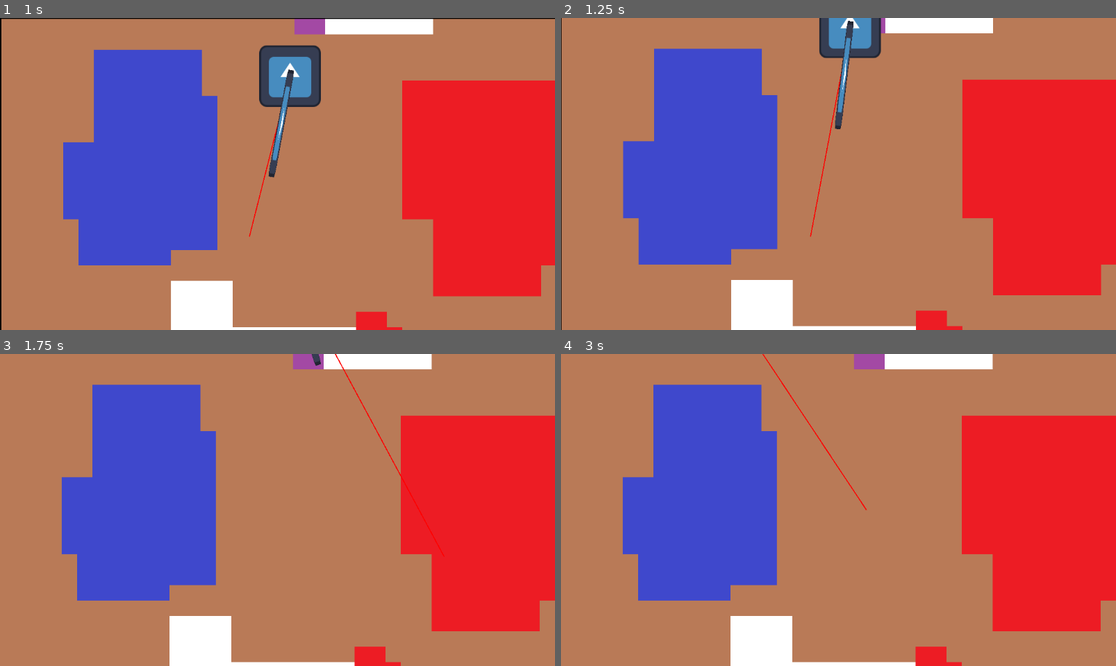
Above: before the commit, frames 1-4 (two rows, left to right).
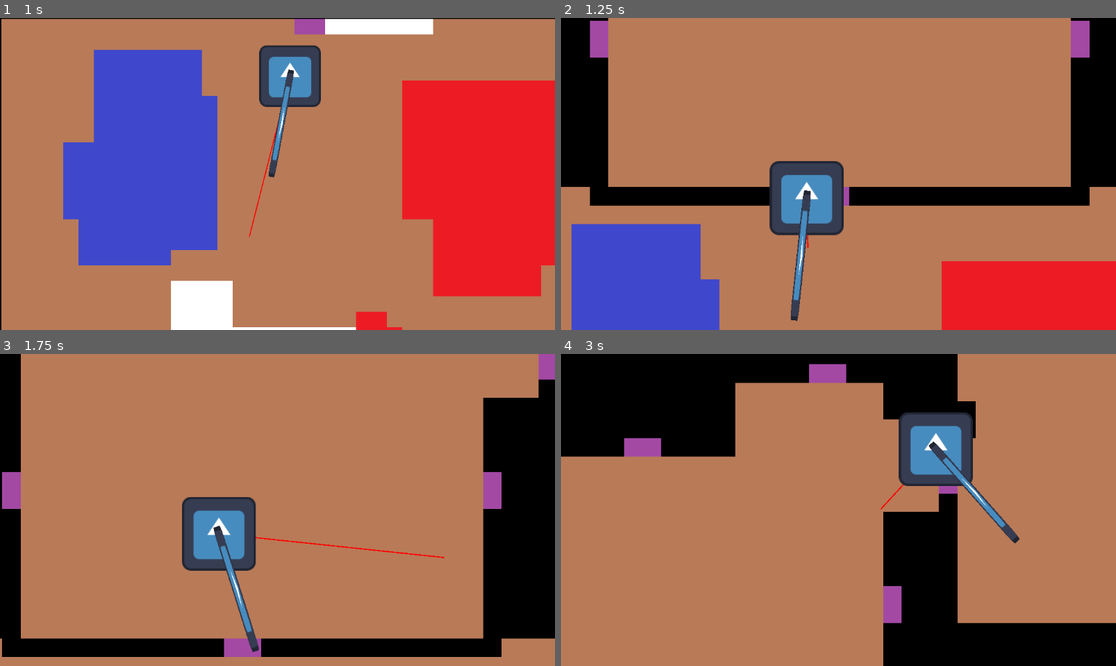
Above: after the commit, the same moments.

Repository: Arthexs/Rising-gamejam
Game: Godot game, scene res://Scenes/Main/main.tscn
Same seed, same stepped clock (60 frames per second), same inputs: the game is played once before the commit and once after it. The engine's default icon, where the game draws it, is replaced by a stand-in: a white triangle on a blue panel in a dark square.
Inputs (mouse positions are in pixels of both pictures, inside the frame that each line leads up to):
- Up to frame 1 (1 s): move the mouse to (249, 236) at 0.52 s; hold W (Up) from 0.53 s (still down)
- Up to frame 2 (1.25 s): keep holding W (Up)
- Up to frame 3 (1.75 s): keep holding W (Up); move the mouse to (444, 556) at 1.27 s
- Up to frame 4 (3 s): move the mouse to (672, 463) at 2.02 s; release W (Up) at 2.03 s; hold A (Left) from 2.03 s (still down); move the mouse to (866, 510) at 2.77 s

Frame 1 is identical in both runs. In frame 2, 58% of the frame differs, in the area x 0-100%, y 0-100%; in frame 3, 50%; in frame 4, 62%.

Commit message:
Fix (hopefully?)

Diff:
--- a/Scenes/Main/main.tscn
+++ b/Scenes/Main/main.tscn
@@ -1,10 +1,9 @@
-[gd_scene load_steps=6 format=3 uid="uid://bf0evnpnagmqy"]
+[gd_scene load_steps=5 format=3 uid="uid://bf0evnpnagmqy"]
 
 [ext_resource type="Script" uid="uid://b827sps03we5e" path="res://Scenes/Main/main.gd" id="1_1r6ip"]
 [ext_resource type="PackedScene" uid="uid://dyt4v8eus8pq1" path="res://Scenes/Player/player.tscn" id="2_qw60k"]
 [ext_resource type="PackedScene" uid="uid://mdyfi8kuwke7" path="res://Scenes/Camera/player_camera.tscn" id="3_5yls4"]
 [ext_resource type="PackedScene" uid="uid://djwlxf205tx6g" path="res://Scenes/Map/main_tile_map_layer.tscn" id="4_5yls4"]
-[ext_resource type="PackedScene" path="res://Scenes/Mobs/mob.tscn" id="4_p6jpk"]
 
 [node name="Main" type="Node2D"]
 script = ExtResource("1_1r6ip")
--- a/Scenes/Player/player.gd
+++ b/Scenes/Player/player.gd
@@ -2,6 +2,10 @@
 class_name Player
 
 @export var speed = 400 # How fast the player will move (pixels/sec).
+@export var hurtbox: Area2D
+
+signal hurtbox_hit(body_rid: RID, body: Node2D, body_shape_index: int, local_shape_index: int)
+
 var screen_size
 var line_color = Color(1, 0, 0)  # Red line
 var line_width = 2
@@ -21,6 +25,8 @@
 		input_vector.y -= 1
 	if input_vector.length() > 0:
 		input_vector = input_vector.normalized()
+	if Input.is_action_just_released("ui_cancel"):
+		get_tree().quit()
 
 		#$AnimatedSprite2D.play()
 	#else:
@@ -40,3 +46,13 @@
 
 func _process(delta) -> void:
 	pass
+
+#func get_hurt_rids() -> Array[RID]:
+	#var slide_collisions: Array[RID] = []
+	#for body: Node2D in hurtbox.get_overlapping_bodies():
+		#slide_collisions.append(body)
+	#return slide_collisions
+
+
+func _on_hurt_box_body_shape_entered(body_rid: RID, body: Node2D, body_shape_index: int, local_shape_index: int) -> void:
+	hurtbox_hit.emit(body_rid, body, body_shape_index, local_shape_index)
--- a/Scenes/Player/player.tscn
+++ b/Scenes/Player/player.tscn
@@ -10,9 +10,13 @@
 [sub_resource type="RectangleShape2D" id="RectangleShape2D_xpcdj"]
 size = Vector2(230, 20)
 
-[node name="Player" type="CharacterBody2D"]
+[sub_resource type="RectangleShape2D" id="RectangleShape2D_mtuoh"]
+size = Vector2(126, 127)
+
+[node name="Player" type="CharacterBody2D" node_paths=PackedStringArray("hurtbox")]
 position = Vector2(599, 299)
 script = ExtResource("1_a3d8c")
+hurtbox = NodePath("Hitbox")
 metadata/_edit_group_ = true
 
 [node name="Sprite2D" type="Sprite2D" parent="."]
@@ -39,3 +43,13 @@
 [node name="PinJoint2D" type="PinJoint2D" parent="."]
 node_a = NodePath("..")
 node_b = NodePath("../weapon")
+
+[node name="Hitbox" type="Area2D" parent="."]
+collision_layer = 4
+collision_mask = 4
+
+[node name="CollisionShape2D" type="CollisionShape2D" parent="Hitbox"]
+position = Vector2(0, -0.5)
+shape = SubResource("RectangleShape2D_mtuoh")
+
+[connection signal="body_shape_entered" from="Hitbox" to="." method="_on_hurt_box_body_shape_entered"]
Not shown: 1 places in Scenes/Player/health_module.tscn that only renumber resources
Not shown: 1 places in Scenes/Player/player.tscn that only renumber resources
